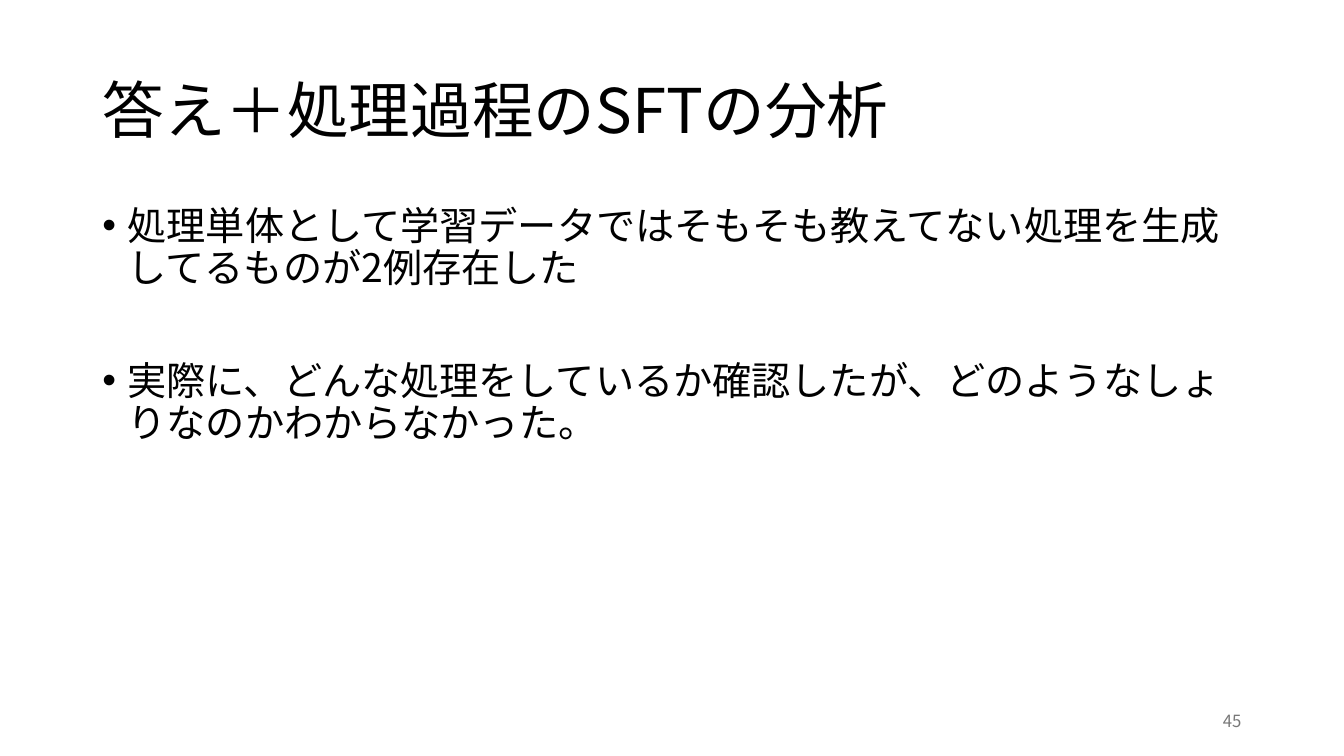
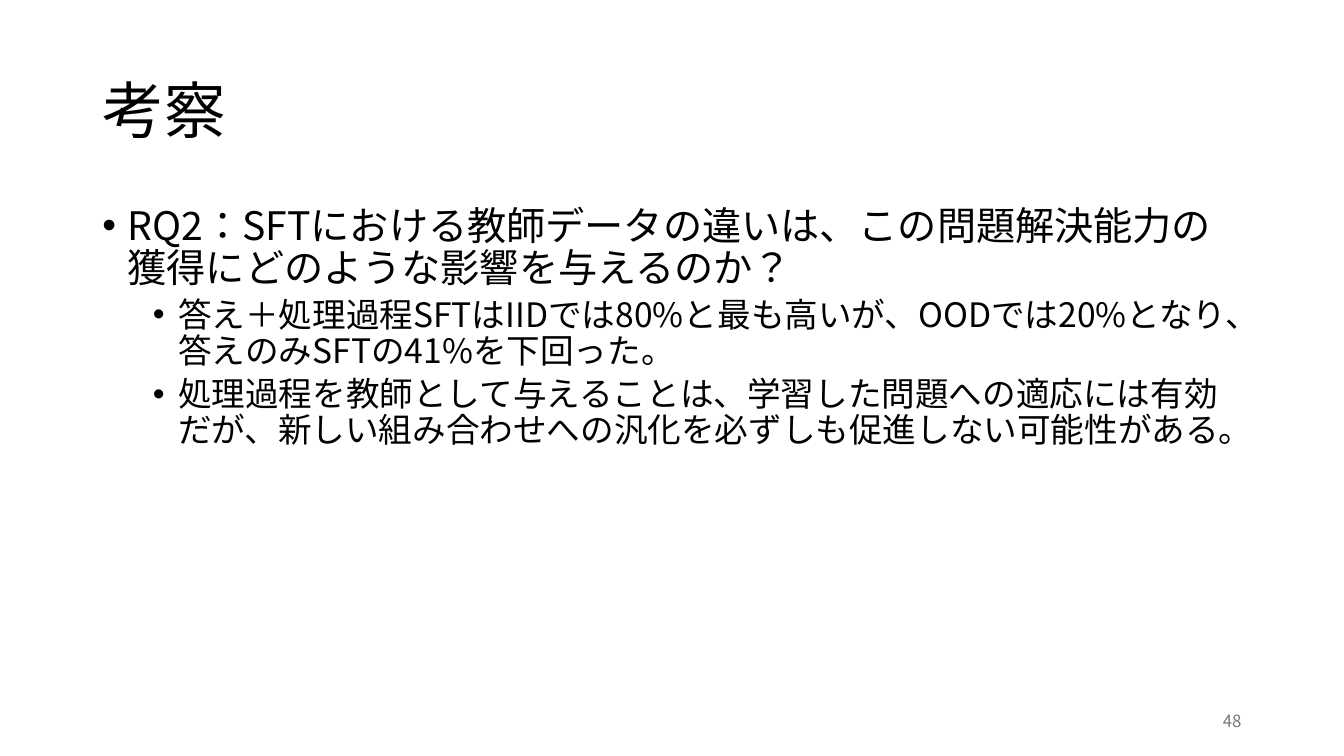
Before and after one commit to rollotea/array-task, a slide deck: slide 48 of 生成AIの追加学習による問題.pptx (slide 45 before the commit). Drawn at 1344x756 pixels with LibreOffice and Linux fonts; fonts in the diff are those of the drawing. Boxes give left, top, right and bottom in pixels: in the first picture for what was removed or moved away, otherwise in the second. Text is boxed around its words. In the diff, an @@ line names an element or a change of style, - is before the commit and + after.

```diff
--- a/生成AIの追加学習による問題.pptx
+++ b/生成AIの追加学習による問題.pptx
@@ title at box(102, 81, 225, 138): text changed @@
-答え＋処理過程のSFTの分析
+考察
@@ text at box(128, 206, 1259, 445): text changed; size 28 to 24 pt @@
-• 処理単体として学習データではそもそも教えてない処理を生成してるものが2例存在した
-• 実際に、どんな処理をしているか確認したが、どのようなしょりなのかわからなかった。
+• RQ2：SFTにおける教師データの違いは、この問題解決能力の獲得にどのような影響を与えるのか？
+  • 答え＋処理過程SFTはIIDでは80%と最も高いが、OODでは20%となり、答えのみSFTの41%を下回った。
+  • 処理過程を教師として与えることは、学習した問題への適応には有効だが、新しい組み合わせへの汎化を必ずしも促進しない可能性がある。
@@ page number at box(1223, 714, 1242, 727): text changed @@
-45
+48
```
Also in this commit, not shown: 26 other slides changed, 8 slides added, 5 slides removed, 6 other files.
